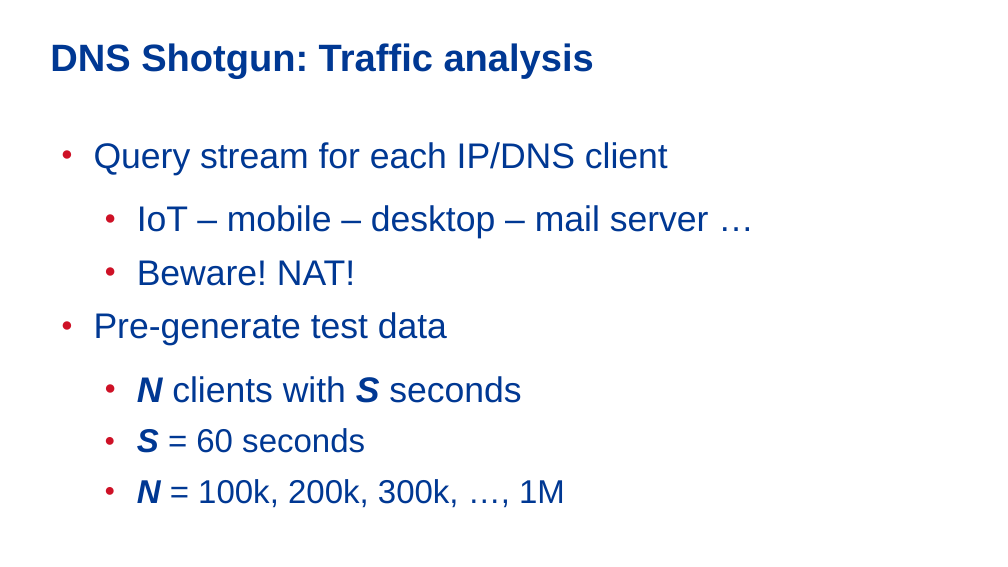
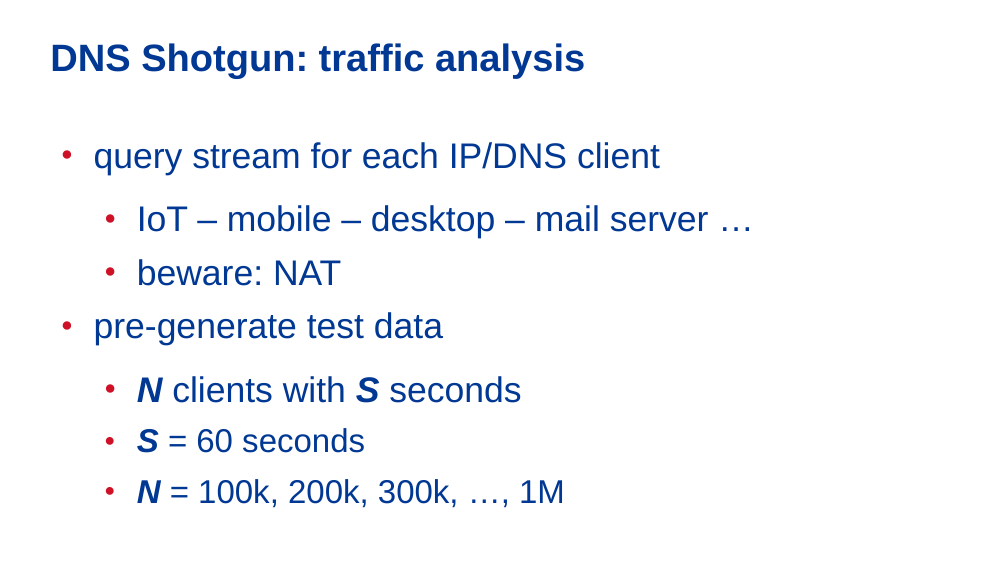
Before and after one commit to vcunat/nic-slides, a slide deck: slide 13 of 19-bench/benchmarking.odp (slide 14 before the commit). Drawn at 1008x567 pixels with LibreOffice and Linux fonts; fonts in the diff are those of the drawing; background and template pictures are left out. Boxes give left, top, right and bottom in pixels: in the first picture for what was removed or moved away, otherwise in the second. Text is boxed around its words. In the diff, an @@ line names an element or a change of style, - is before the commit and + after.

```diff
--- a/19-bench/benchmarking.odp
+++ b/19-bench/benchmarking.odp
@@ title at [50,43,585,79]: text changed @@
-DNS Shotgun: Traffic analysis
+DNS Shotgun: traffic analysis
@@ text at [94,142,660,175]: text changed @@
-● Query stream for each IP/DNS client
+● query stream for each IP/DNS client
@@ text at [94,259,443,345]: text changed @@
-  ● Beware! NAT!
-● Pre-generate test data
+  ● beware: NAT
+● pre-generate test data
```
Also in this commit, not shown: 17 other slides changed, 1 slide removed.
